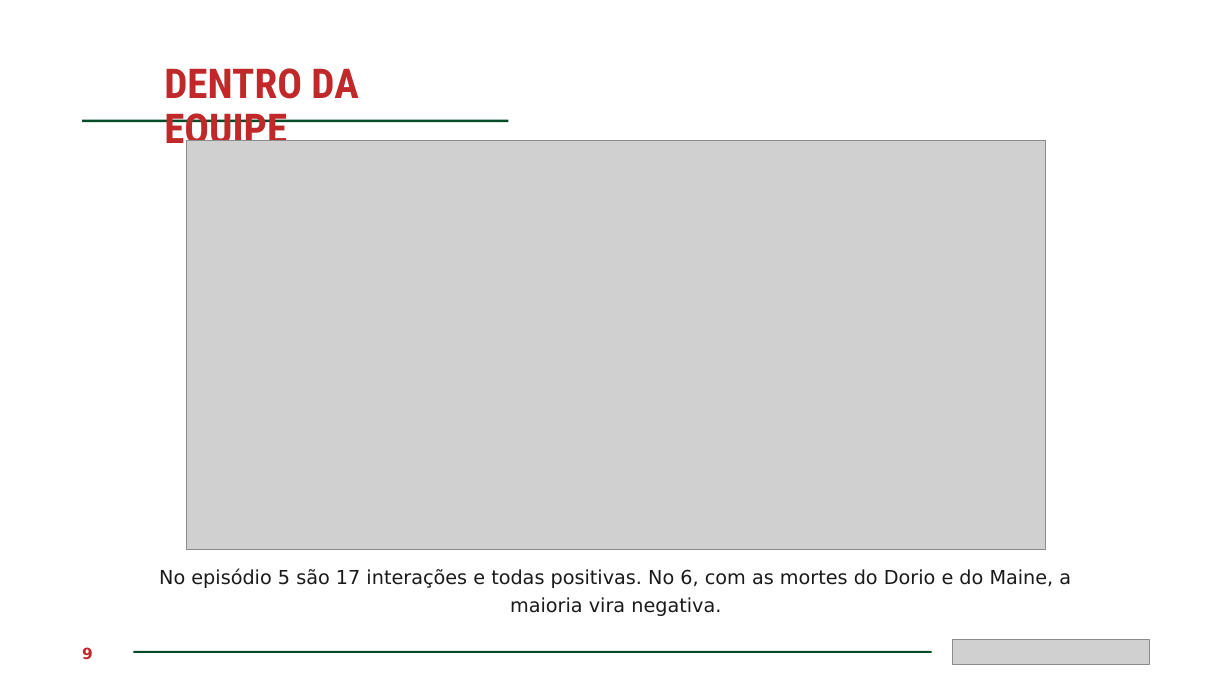
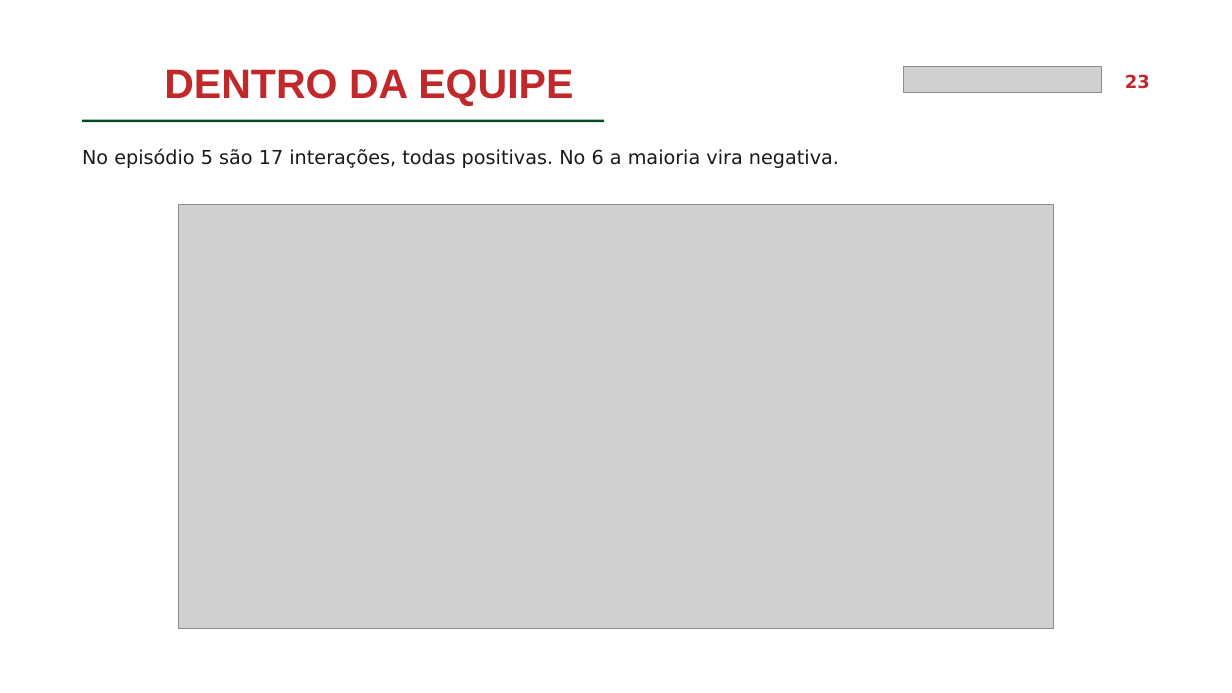
Before and after one commit to AlizonCaetano/dataset-cyberpunk, a slide deck: slide 23 of apresentacao.pptx (slide 9 before the commit). Drawn at 1232x693 pixels with LibreOffice and Linux fonts; fonts in the diff are those of the drawing; grey boxes stand for pictures. Boxes give left, top, right and bottom in pixels: in the first picture for what was removed or moved away, otherwise in the second. Text is boxed around its words. In the diff, an @@ line names an element or a change of style, - is before the commit and + after.

```diff
--- a/apresentacao.pptx
+++ b/apresentacao.pptx
@@ title "DENTRO DA EQUIPE" at <box>164,69,573,106</box>: font Roboto Condensed to Arial @@
@@ picture: place and size @@
-picture at <box>953,640,1151,665</box>
+picture at <box>904,67,1102,92</box>
@@ text added at <box>1125,74,1150,89</box>, 14 pt, text #C1282A, bold @@
+23
@@ line moved from (82, 121) - (508, 121) to (82, 121) - (604, 121) @@
@@ text at <box>82,148,839,168</box>: text changed @@
-No episódio 5 são 17 interações e todas positivas. No 6, com as mortes do Dorio e do Maine, a maioria vira negativa.
+No episódio 5 são 17 interações, todas positivas. No 6 a maioria vira negativa.
@@ picture: place and size @@
-picture at <box>186,140,1046,550</box>
+picture at <box>178,204,1054,628</box>
@@ text removed at <box>82,647,93,659</box> @@
-9
@@ rectangle removed at <box>133,652,932,653</box> @@
```
Also in this commit, not shown: 9 other slides changed, 20 slides added, 4 slides removed.
